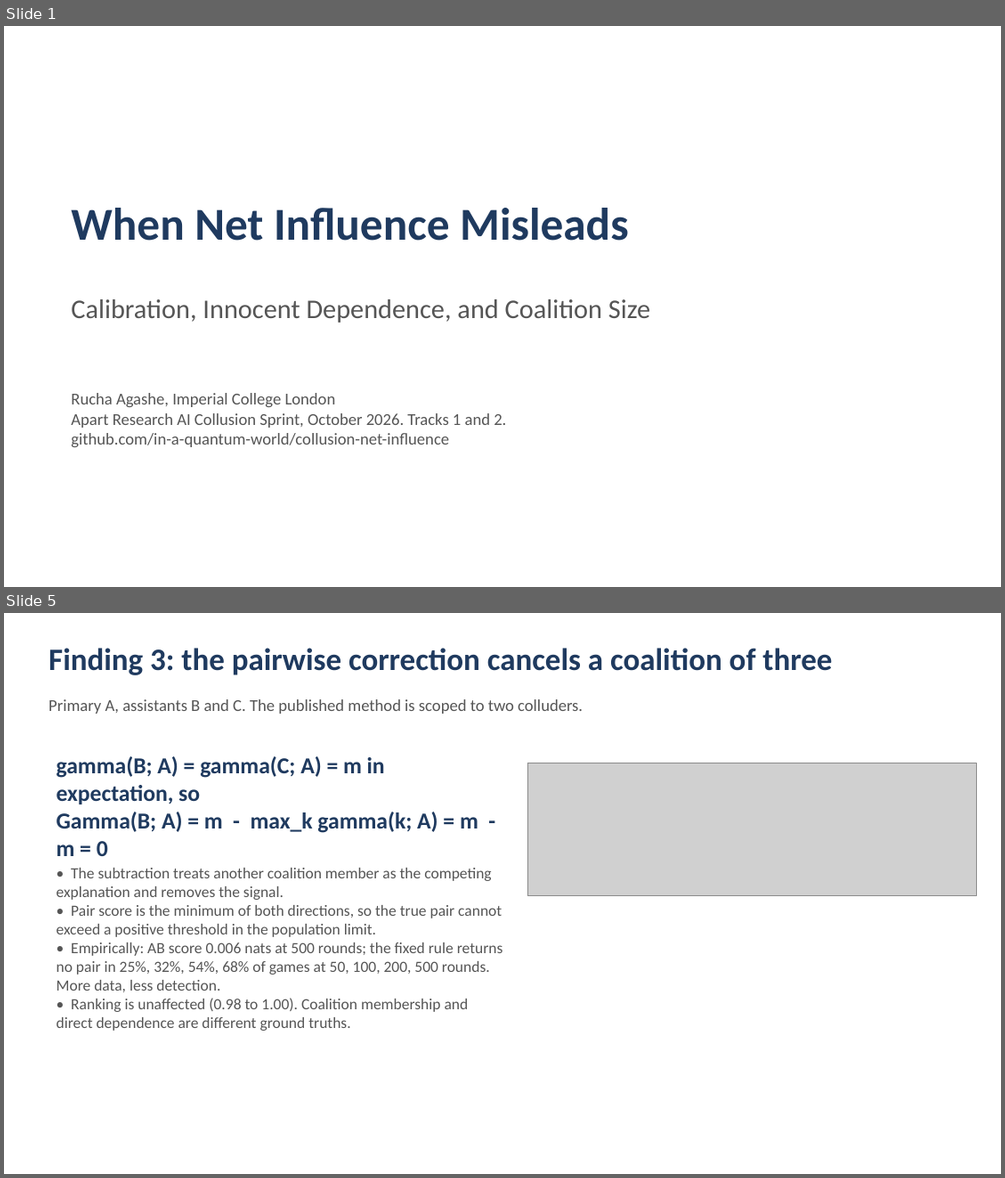
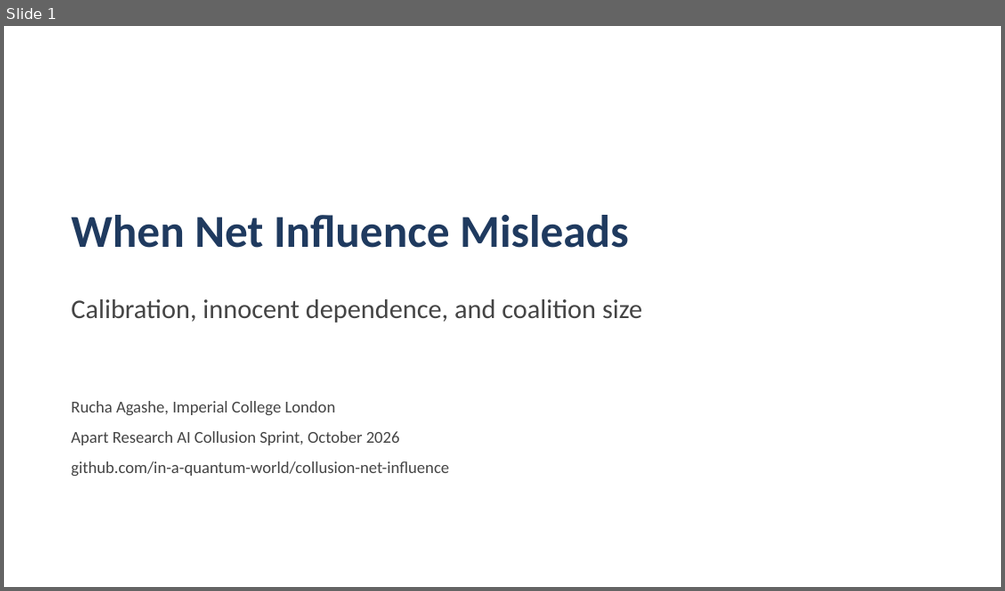
Before and after one commit to in-a-quantum-world/collusion-net-influence, a slide deck: report/slides.pptx. Shown one above the other, each under a label of ours: slides 1 and 5 before the commit, slide 1 after it; the slides between them are not shown. The pictures are 1005x1178 and 1005x591 pixels, drawn with LibreOffice and Linux fonts; fonts in the diff are those of the drawing; grey boxes stand for pictures. Boxes give left, top, right and bottom in pixels: in the first picture for what was removed or moved away, otherwise in the second. Text is boxed around its words. In the diff, an @@ line names an element or a change of style, - is before the commit and + after.

```diff
--- a/report/slides.pptx
+++ b/report/slides.pptx
@@ slide 5 removed at box(4, 613, 1001, 1174), background #FFFFFF @@
@@ text removed at box(48, 648, 832, 675) @@
-Finding 3: the pairwise correction cancels a coalition of three
@@ text removed at box(48, 699, 582, 714) @@
-Primary A, assistants B and C. The published method is scoped to two colluders.
@@ text removed at box(57, 756, 478, 856) @@
-gamma(B; A) = gamma(C; A) = m in expectation, so
-Gamma(B; A) = m - max_k gamma(k; A) = m - m = 0
@@ picture removed at box(527, 763, 976, 896) @@
@@ text removed at box(57, 868, 503, 1030) @@
-• The subtraction treats another coalition member as the competing explanation and removes the signal.
-• Pair score is the minimum of both directions, so the true pair cannot exceed a positive threshold in the population limit.
-• Empirically: AB score 0.006 nats at 500 rounds; the fixed rule returns no pair in 25%, 32%, 54%, 68% of games at 50, 100, 200, 500 rounds. More data, less detection.
-• Ranking is unaffected (0.98 to 1.00). Coalition membership and direct dependence are different ground truths.
@@ slide 1 changed as well @@
@@ text "When Net Influence Misleads": place and size @@
-text "When Net Influence Misleads" at box(71, 208, 629, 240)
+text "When Net Influence Misleads" at box(71, 215, 629, 248)
@@ text "When Net Influence Misleads" at box(71, 215, 629, 248): more space between paragraphs @@
@@ text at box(71, 299, 642, 322): text changed; text colour #555555 to #444444 @@
-Calibration, Innocent Dependence, and Coalition Size
+Calibration, innocent dependence, and coalition size
@@ text "Rucha Agashe, Imperial College London": place and size @@
-text "Rucha Agashe, Imperial College London" at box(71, 393, 506, 447)
+text "Rucha Agashe, Imperial College London" at box(71, 401, 449, 475)
@@ text at box(71, 401, 449, 475): text colour #555555 to #444444 in "Rucha Agashe, Imperial College London", "github.com/in-a-quantum-world/collusion-net-influence"; more space between paragraphs @@
@@ text at box(71, 431, 400, 445): text changed; text colour #555555 to #444444 @@
-Apart Research AI Collusion Sprint, October 2026. Tracks 1 and 2.
+Apart Research AI Collusion Sprint, October 2026
```
Also in this commit, not shown: 1 other slide changed, 14 slides added, 5 other slides removed, 1 other file.
